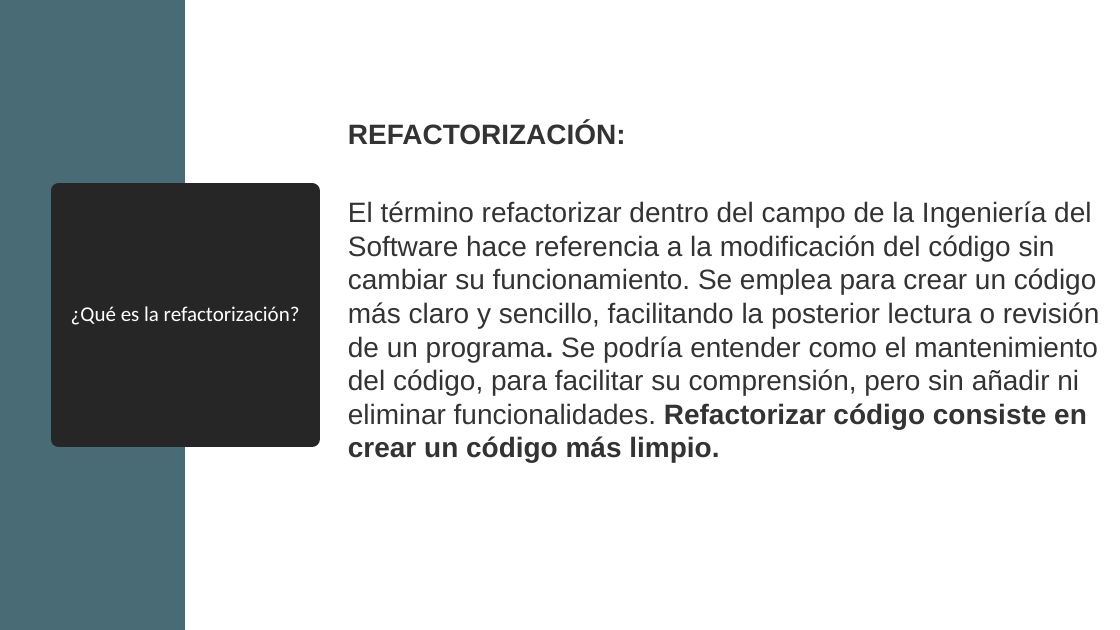
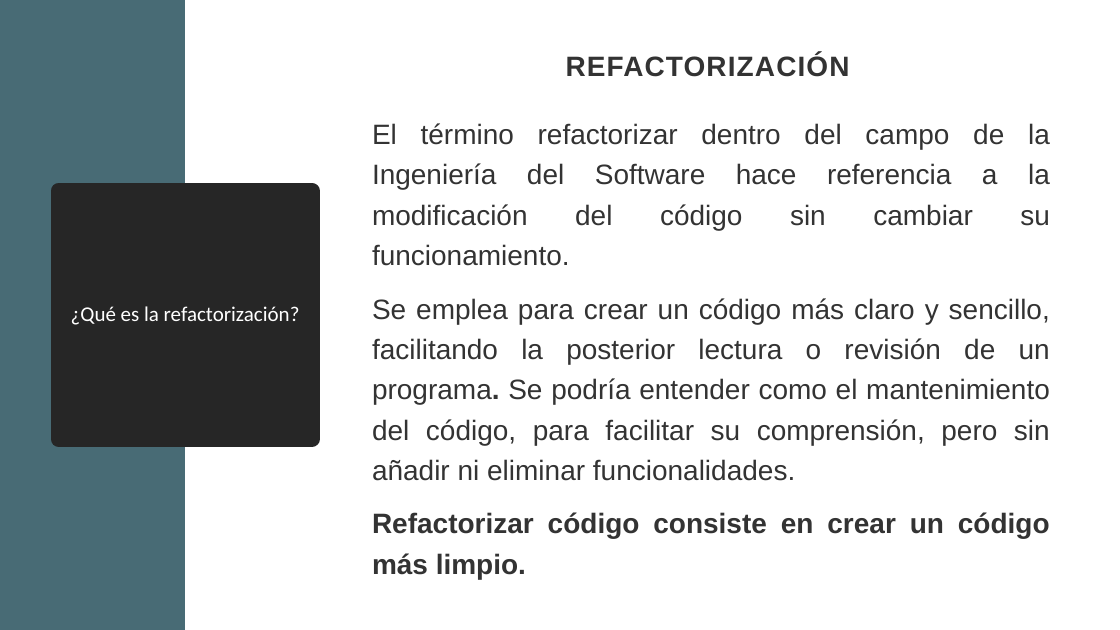
Before and after one commit to davCesur/gestionEquiposDAWEquipo4JAVA, a slide deck: slide 7 of Introducción a TDD.pptx. Drawn at 1120x630 pixels with LibreOffice and Linux fonts; fonts in the diff are those of the drawing. Boxes give left, top, right and bottom in pixels: in the first picture for what was removed or moved away, otherwise in the second. Text is boxed around its words. In the diff, an @@ line names an element or a change of style, - is before the commit and + after.

```diff
--- a/Introducción a TDD.pptx
+++ b/Introducción a TDD.pptx
@@ text at <box>566,54,850,77</box>: text changed @@
-REFACTORIZACIÓN:
+REFACTORIZACIÓN
@@ text at <box>372,123,1050,579</box>: text changed @@
-El término refactorizar dentro del campo de la Ingeniería del Software hace referencia a la modificación del código sin cambiar su funcionamiento. Se emplea para crear un código más claro y sencillo, facilitando la posterior lectura o revisión de un programa. Se podría entender como el mantenimiento del código, para facilitar su comprensión, pero sin añadir ni eliminar funcionalidades. Refactorizar código consiste en crear un código más limpio.
+El término refactorizar dentro del campo de la Ingeniería del Software hace referencia a la modificación del código sin cambiar su funcionamiento.
+Se emplea para crear un código más claro y sencillo, facilitando la posterior lectura o revisión de un programa. Se podría entender como el mantenimiento del código, para facilitar su comprensión, pero sin añadir ni eliminar funcionalidades.
+Refactorizar código consiste en crear un código más limpio.
```
Also in this commit, not shown: 60 other slides changed.
